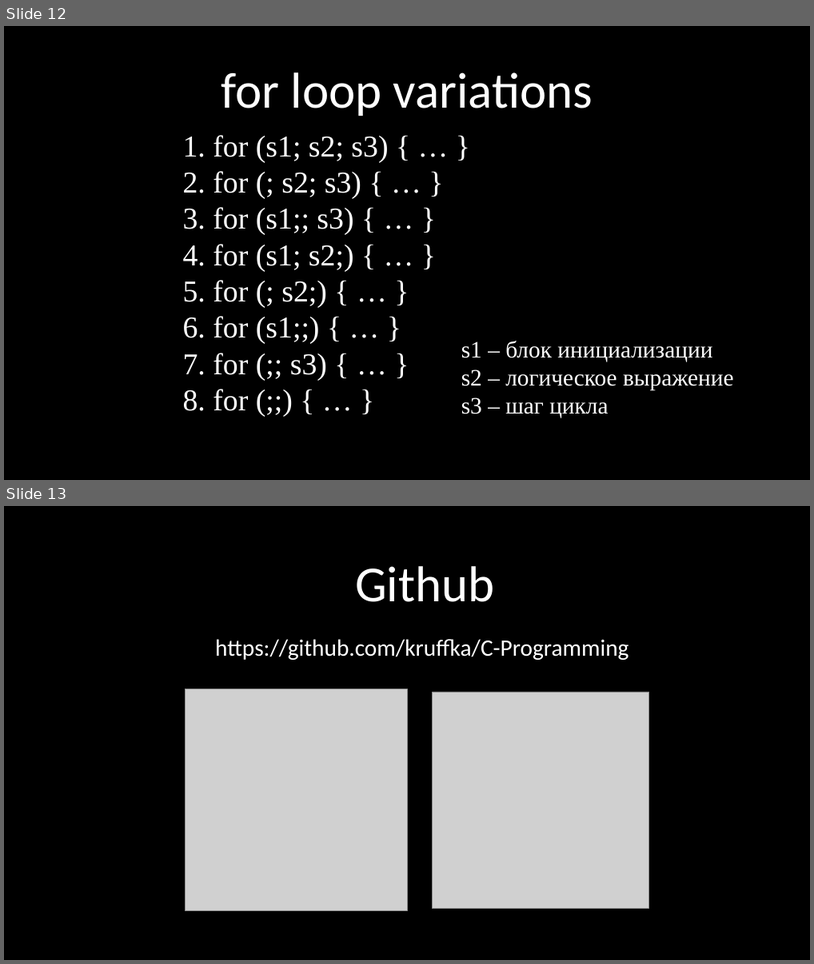
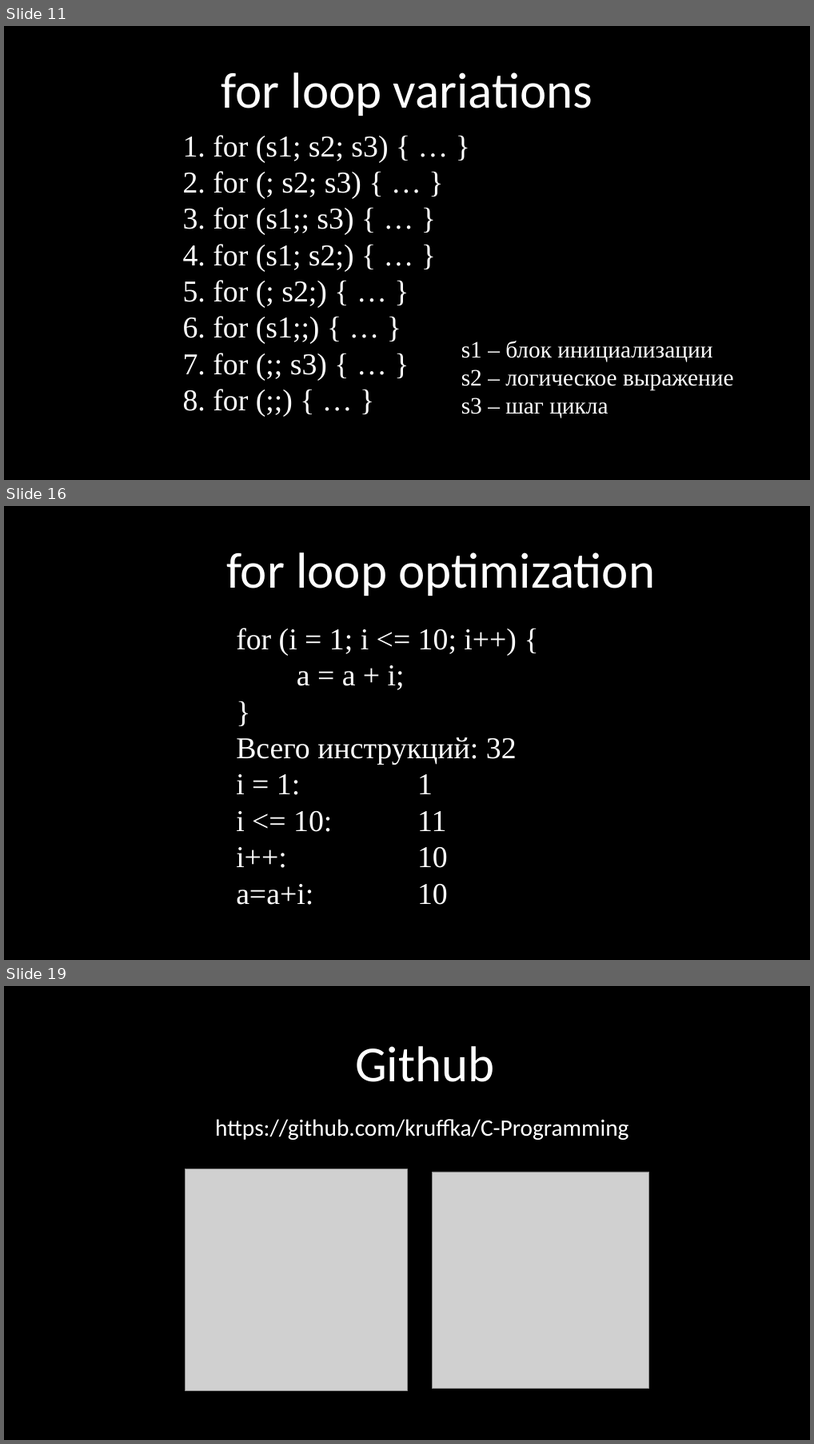
Before and after one commit to kruffka/C-Programming, a slide deck: 2024-2025/slides_pptx/3_loops.pptx. Shown one above the other, each under a label of ours: slides 12 and 13 before the commit, slides 11, 16 and 19 after it; the slides between them are not shown. The pictures are 814x964 and 814x1444 pixels, drawn with LibreOffice and Linux fonts; fonts in the diff are those of the drawing; grey boxes stand for pictures. Boxes give left, top, right and bottom in pixels: in the first picture for what was removed or moved away, otherwise in the second. Text is boxed around its words. In the diff, an @@ line names an element or a change of style, - is before the commit and + after.

Commit message:
Added nested loops and unroll loop

```diff
--- a/2024-2025/slides_pptx/3_loops.pptx
+++ b/2024-2025/slides_pptx/3_loops.pptx
@@ slide 16 added at (4, 506, 810, 960), background #000000 @@
@@ text added at (226, 552, 656, 596), 60 pt, text #FFFFFF @@
+for loop optimization
@@ text added at (236, 628, 517, 904), 36 pt, text #FFFFFF @@
+for (i = 1; i <= 10; i++) {
+a = a + i;
+}
+Всего инструкций: 32
+i = 1: 1
+i <= 10: 11
+i++: 10
+a=a+i: 10
@@ what was slide 12 is now slide 11 @@
@@ what was slide 13 is now slide 19 @@
```
Also in this commit, not shown: 2 slides changed, 6 other slides added, 1 slide removed, 10 other files.
